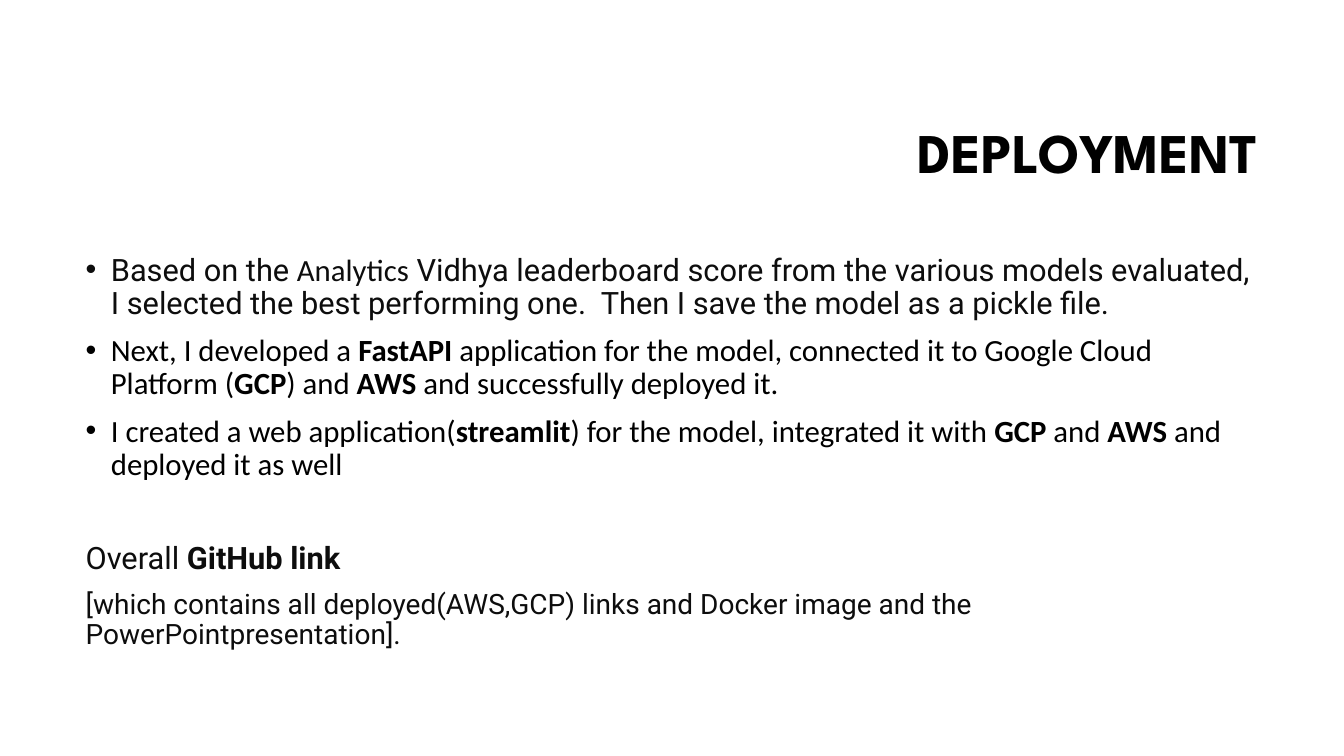
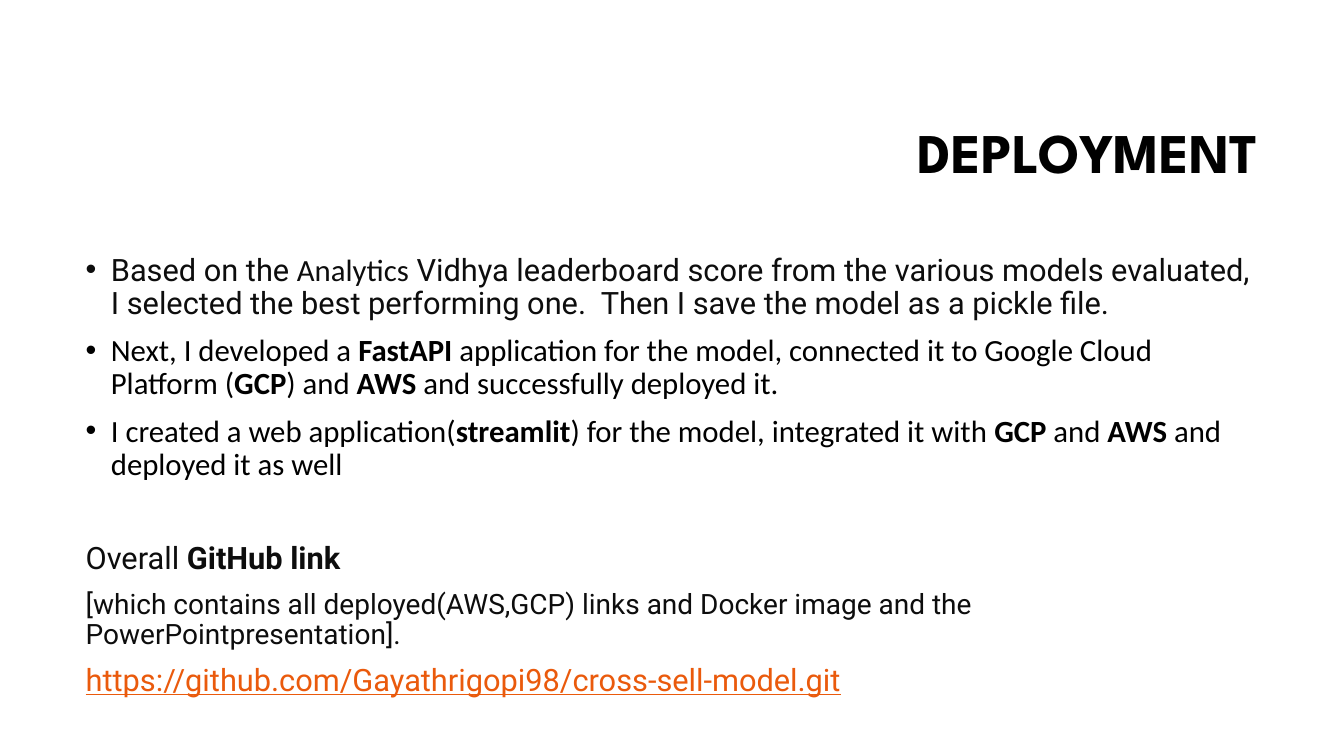
Before and after one commit to Gayathrigopi98/cross-sell-model, a slide deck: slide 19 of Cross_sell_prediction.pptx. Drawn at 1344x756 pixels with LibreOffice and Linux fonts; fonts in the diff are those of the drawing; background and template pictures are left out. Boxes give left, top, right and bottom in pixels: in the first picture for what was removed or moved away, otherwise in the second. Text is boxed around its words. In the diff, an @@ line names an element or a change of style, - is before the commit and + after.

```diff
--- a/Cross_sell_prediction.pptx
+++ b/Cross_sell_prediction.pptx
@@ text at <box>86,668,841,698</box>: paragraph added @@
+https://github.com/Gayathrigopi98/cross-sell-model.git
```
Also in this commit, not shown: 1 other slide changed.
